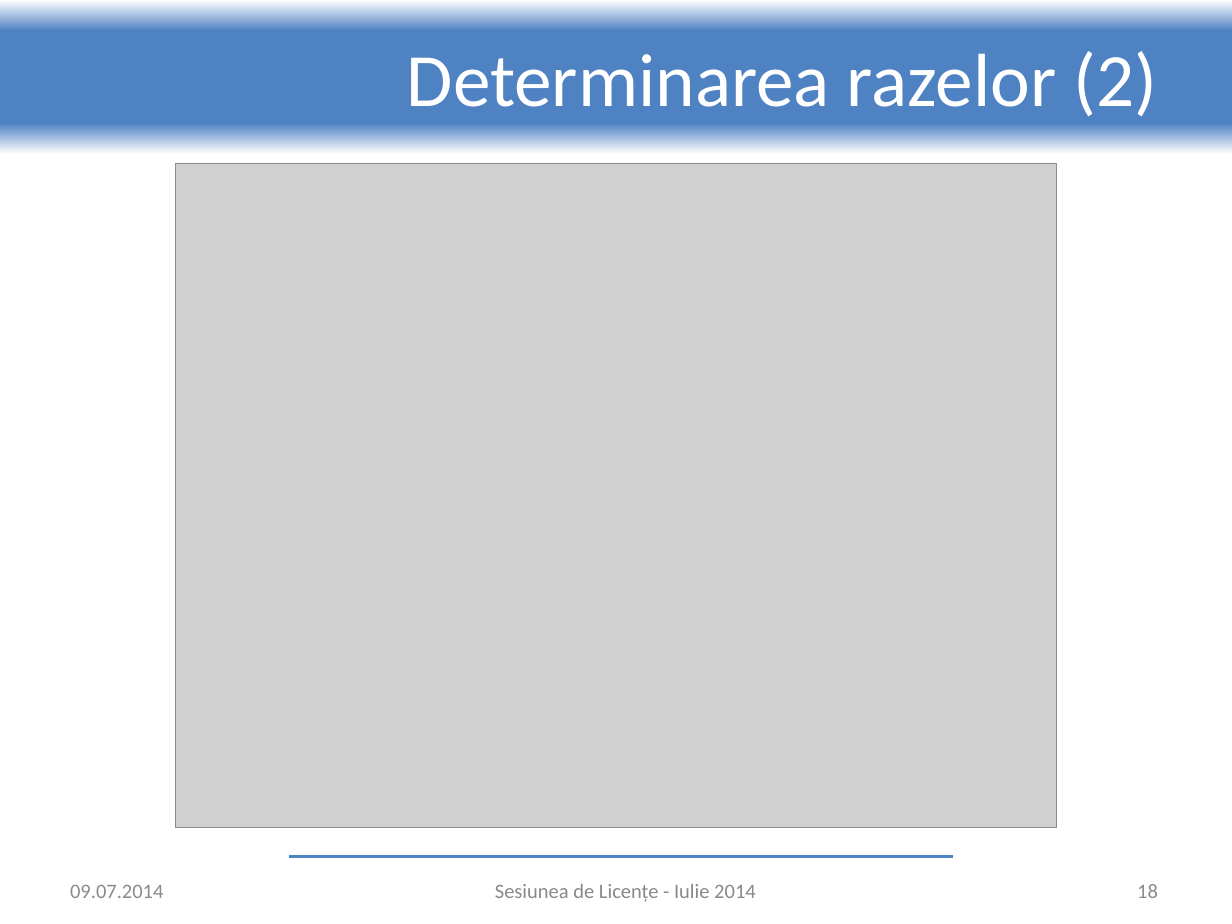
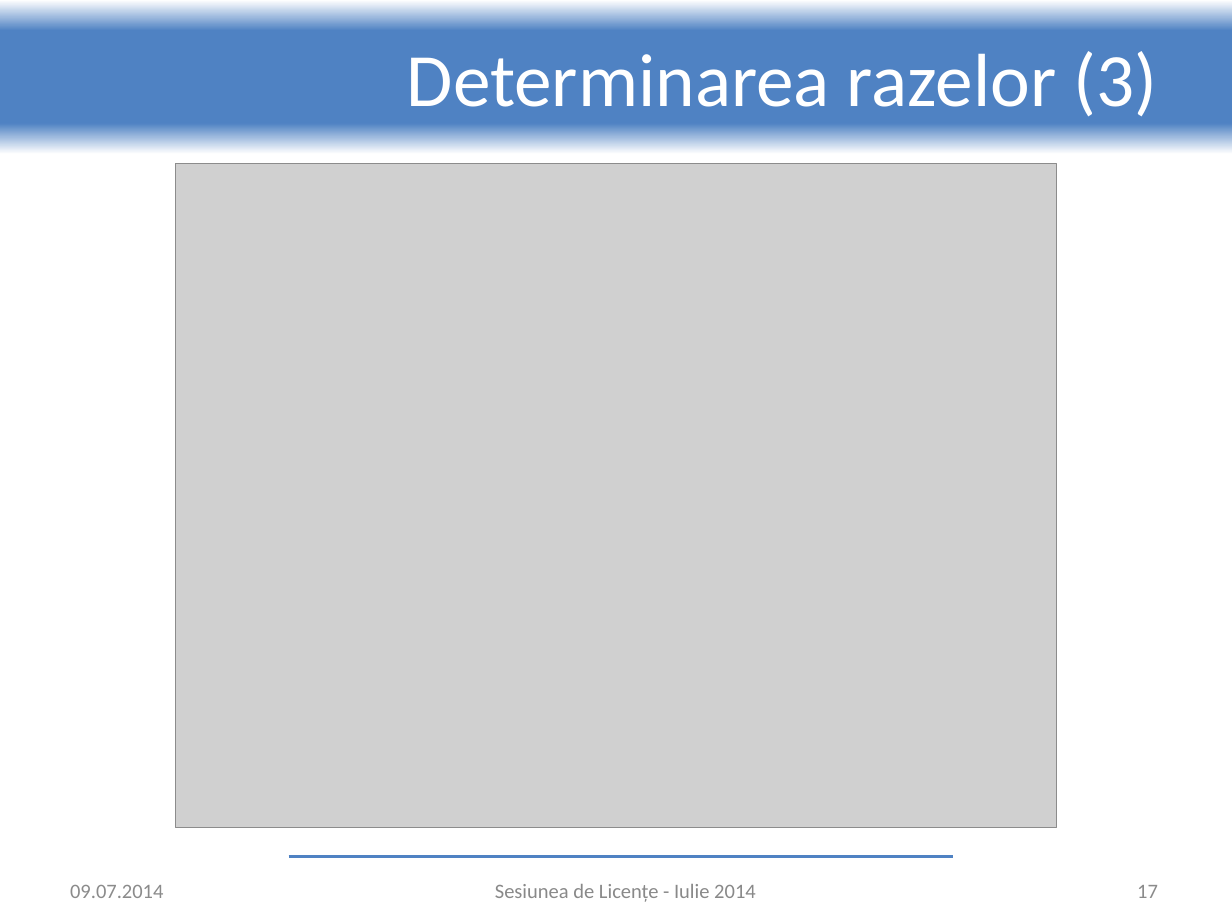
Before and after one commit to adrian-nicolau/radar, a slide deck: slide 17 of presentation.pptx (slide 18 before the commit). Drawn at 1232x924 pixels with LibreOffice and Linux fonts; fonts in the diff are those of the drawing; grey boxes stand for pictures; background and template pictures are left out. Boxes give left, top, right and bottom in pixels: in the first picture for what was removed or moved away, otherwise in the second. Text is boxed around its words. In the diff, an @@ line names an element or a change of style, - is before the commit and + after.

```diff
--- a/presentation.pptx
+++ b/presentation.pptx
@@ title at box(407, 51, 1157, 116): text changed @@
-Determinarea razelor (2)
+Determinarea razelor (3)
@@ page number at box(1137, 885, 1158, 898): text changed @@
-18
+17
```
Also in this commit, not shown: 2 other slides changed, 1 slide removed, 1 other file.
